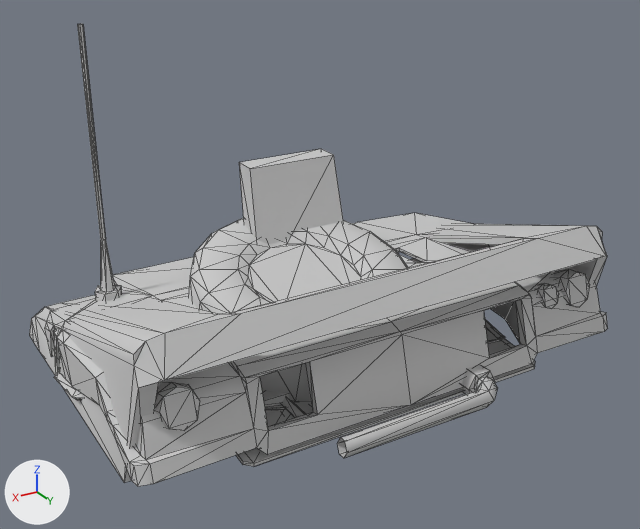
Renders of the FBX model 92amgM998/media/models_X/vehicles/Vehicles_92amgeneralM998_Objects.fbx from each side of a commit.
One viewpoint serves both versions: a 50 mm camera at (0.0178, 0.03, 0.0187) aimed at (0.0004, 0.001, 0.0042). The axes (+X, +Y, +Z) are drawn at lower left. The lights are the same throughout. Mesh edges are drawn as thin lines. Where no turn or scale is listed for an object, it has been applied to the vertices.

Script lines for the objects in view, before the commit:
```python
me_mesh_005 = bpy.data.meshes.new('Mesh.005')
me_mesh_005.from_pydata(...)  # 262 vertices, 487 faces; spans x -0.0108..0.0108, y -0.0071..0.0071, z 0.0..0.0037
me_mesh_005.materials.append(mat_20___default)  # light grey #cacaca
me_mesh_010 = bpy.data.meshes.new('Mesh.010')
me_mesh_010.from_pydata(...)  # 66 vertices, 118 faces; spans x -0.0038..0.0038, y -0.0086..0.0086, z -0.0005..0.0012
me_mesh_010.materials.append(mat_20___default)  # light grey #cacaca
me_mesh_013 = bpy.data.meshes.new('Mesh.013')
me_mesh_013.from_pydata(...)  # 188 vertices, 346 faces; spans x -0.00587..0.00587, y -0.00569..0.00565, z 0.0..0.00531
me_mesh_013.materials.append(mat_20___default)  # light grey #cacaca
ob_hmmwv_bigmufflerwi = bpy.data.objects.new('HMMWV_bigmufflerWI', me_mesh_010)
ob_hmmwv_bigmufflerwi.location = (0.0, 0.0, 0.0)
ob_hmmwv_hoodwi = bpy.data.objects.new('HMMWV_hoodWI', me_mesh_005)
ob_hmmwv_hoodwi.location = (0.0, 0.0, 0.0)
ob_hmmwv_sparetiremountwi = bpy.data.objects.new('HMMWV_sparetiremountWI', me_mesh_013)
ob_hmmwv_sparetiremountwi.location = (0.0, 0.0, 0.0)
# also in view: 'HMMWV_seatWI' at (0.0, 0.0, 0.0039); 'HMMWV_sloped_trunkWI' at (0.0, 0.0, 0.0069); 'HMMWV_trunkWI' at (0.0, 0.0, 0.0007)
```
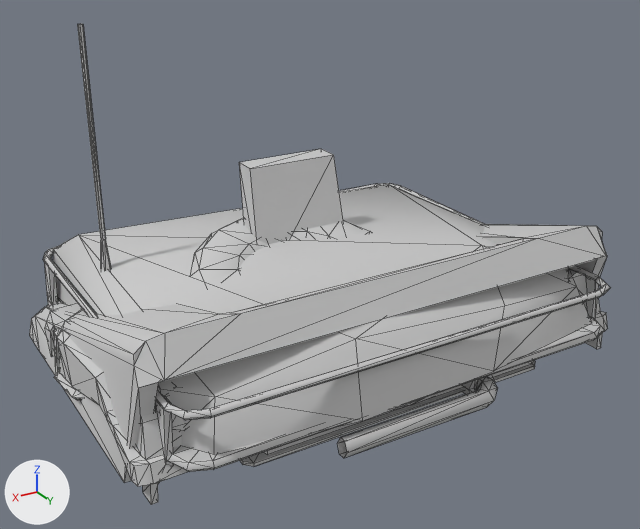
Boxes [x1, y1, x2, y2] around the edits, measured in the pictures (640 x 529 px):
'HMMWV_roofrackWI', added
    after: [43, 183, 610, 505]
'HMMWV_hoodWI', unchanged, covered by the edit
    before: [45, 213, 608, 486]
    after: [45, 270, 608, 486]
'HMMWV_sparetiremountWI', unchanged, covered by the edit
    before: [189, 218, 408, 402]
    after: [191, 218, 370, 285]

Edits to the bpy script that builds the scene:
```text
Add me_mesh_022:
    me_mesh_022.from_pydata(...)  # 212 vertices, 340 faces; spans x -0.0104..0.0104, y -0.0082..0.0082, z 0.0..0.0049
    me_mesh_022.materials.append(mat_20___default)  # light grey #cacaca
Add ob_hmmwv_roofrackwi:
    ob_hmmwv_roofrackwi = bpy.data.objects.new('HMMWV_roofrackWI', me_mesh_022)
    ob_hmmwv_roofrackwi.location = (0.0, 0.0, 0.0)
```
